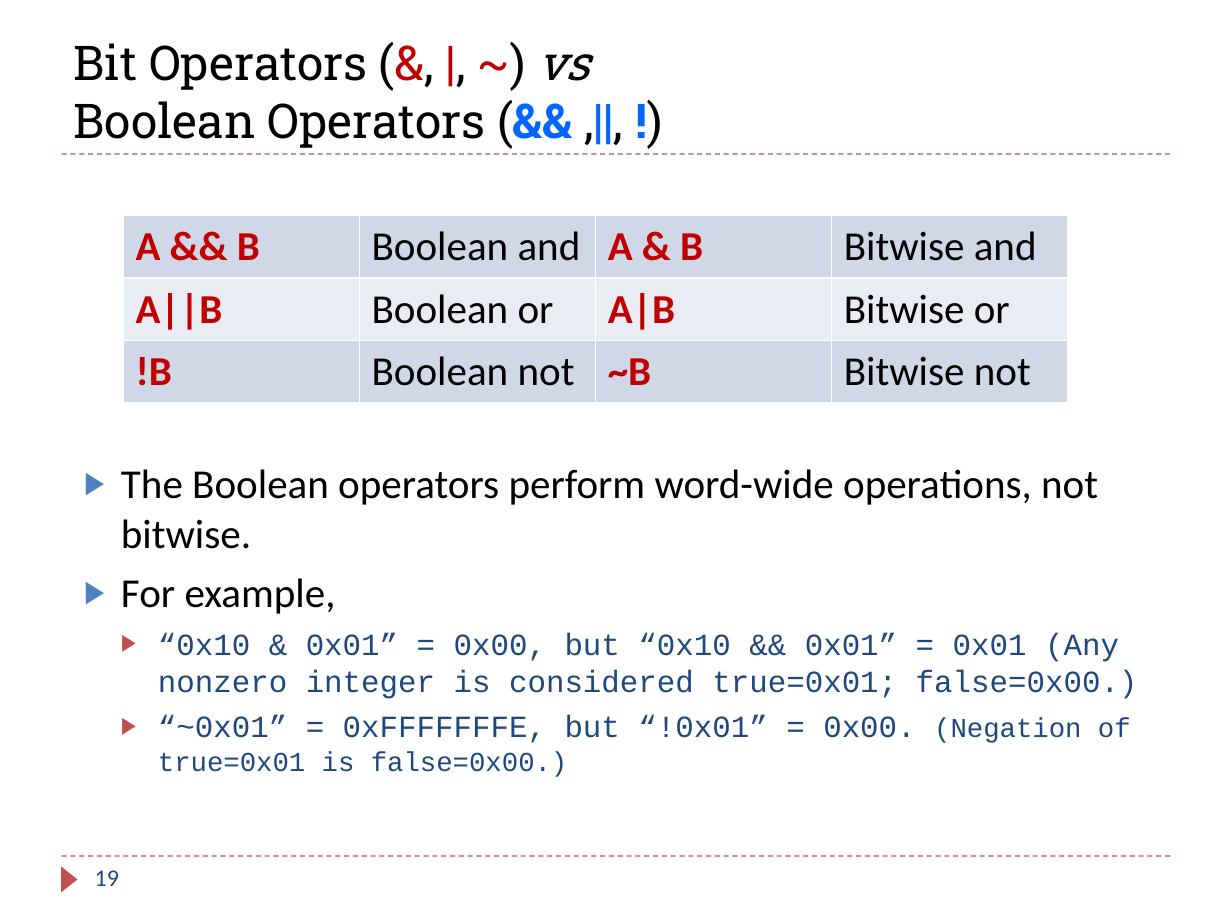
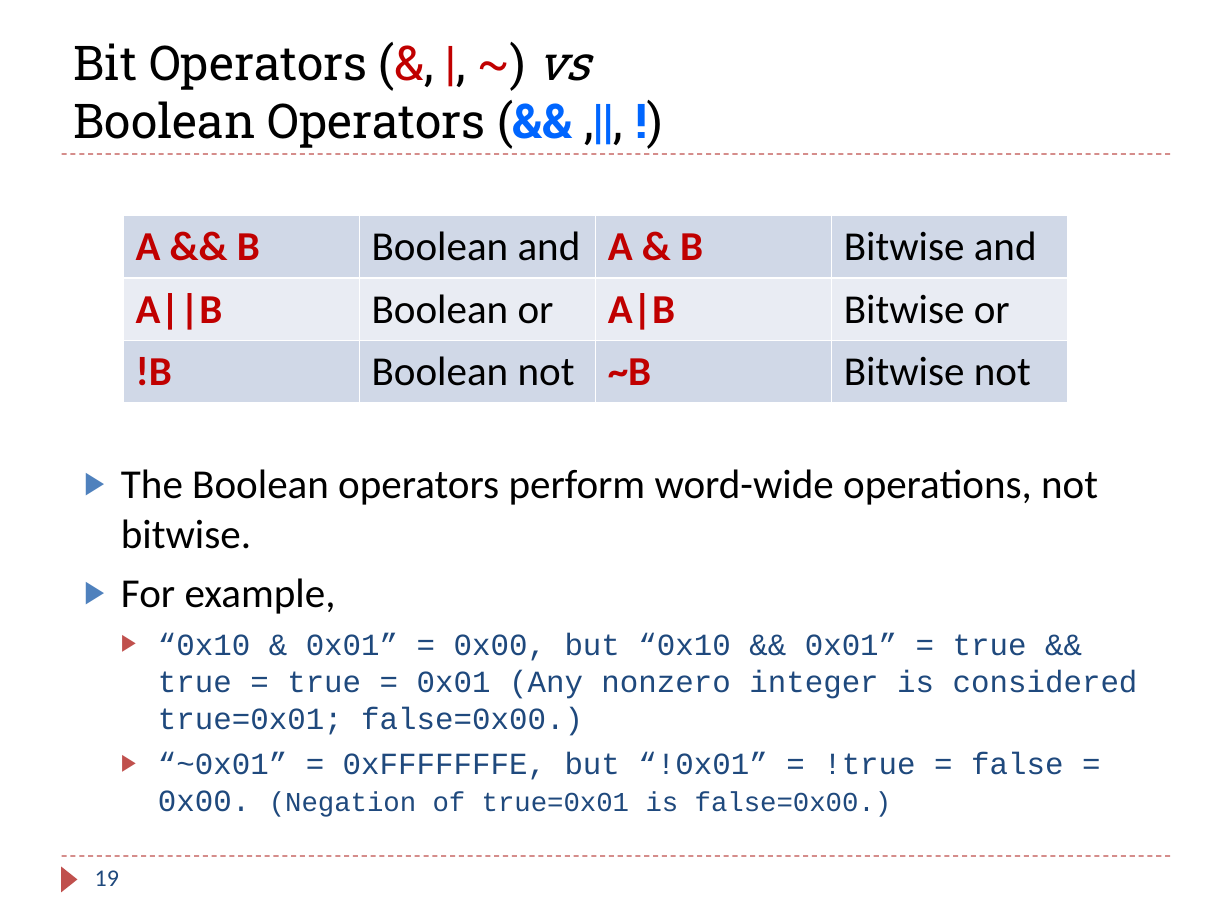
Before and after one commit to guhofstra/CSC111Fa25, a slide deck: slide 19 of PPTs/Ch4_ARM_Arithmetic_Logic.pptx. Drawn at 1232x924 pixels with LibreOffice and Linux fonts; fonts in the diff are those of the drawing. Boxes give left, top, right and bottom in pixels: in the first picture for what was removed or moved away, otherwise in the second. Text is boxed around its words. In the diff, an @@ line names an element or a change of style, - is before the commit and + after.

```diff
--- a/PPTs/Ch4_ARM_Arithmetic_Logic.pptx
+++ b/PPTs/Ch4_ARM_Arithmetic_Logic.pptx
@@ text at (158,633,1138,817): text changed @@
-  ▶ “0x10 & 0x01” = 0x00, but “0x10 && 0x01” = 0x01 (Any nonzero integer is considered true=0x01; false=0x00.)
-  ▶ “~0x01” = 0xFFFFFFFE, but “!0x01” = 0x00. (Negation of true=0x01 is false=0x00.)
+  ▶ “0x10 & 0x01” = 0x00, but “0x10 && 0x01” = true && true = true = 0x01 (Any nonzero integer is considered true=0x01; false=0x00.)
+  ▶ “~0x01” = 0xFFFFFFFE, but “!0x01” = !true = false = 0x00. (Negation of true=0x01 is false=0x00.)
```
Also in this commit, not shown: 3 other slides changed, 2 other files.
